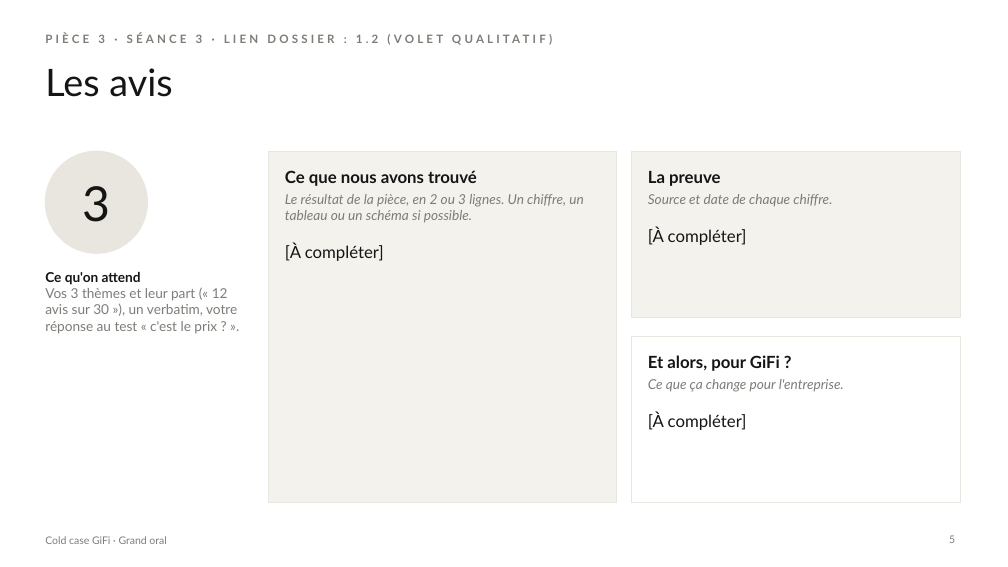
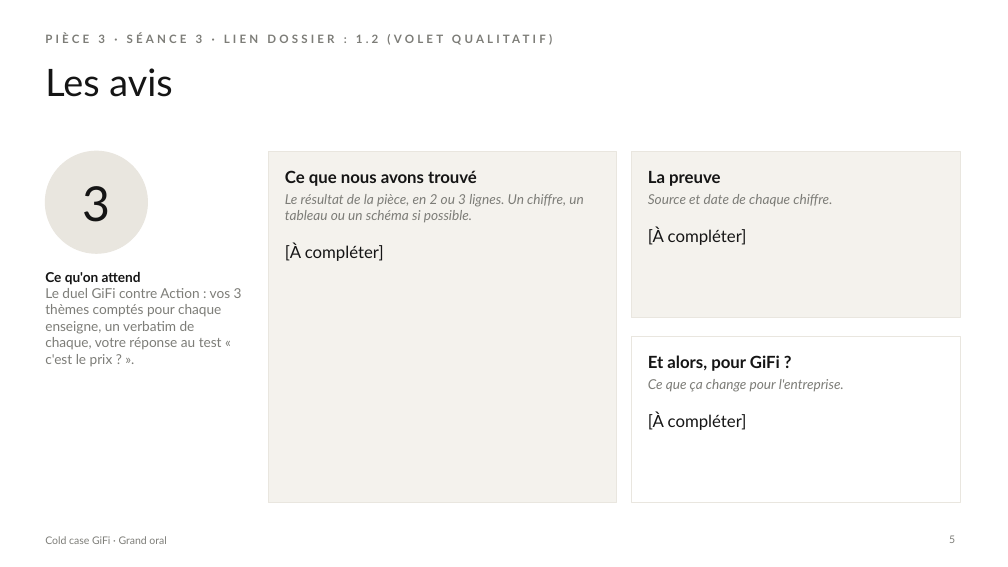
Before and after one commit to belelhanachi-Hub/ateliers-bf-conseil, a slide deck: slide 5 of cold-case-gifi/masque-grand-oral.pptx. Drawn at 1008x567 pixels with LibreOffice and Linux fonts; fonts in the diff are those of the drawing; background and template pictures are left out. Boxes give left, top, right and bottom in pixels: in the first picture for what was removed or moved away, otherwise in the second. Text is boxed around its words. In the diff, an @@ line names an element or a change of style, - is before the commit and + after.

```diff
--- a/cold-case-gifi/masque-grand-oral.pptx
+++ b/cold-case-gifi/masque-grand-oral.pptx
@@ text at bbox=[45, 288, 242, 366]: text changed @@
-Vos 3 thèmes et leur part (« 12 avis sur 30 »), un verbatim, votre réponse au test « c'est le prix ? ».
+Le duel GiFi contre Action : vos 3 thèmes comptés pour chaque enseigne, un verbatim de chaque, votre réponse au test « c'est le prix ? ».
```
Also in this commit, not shown: 1 other slide changed, 28 other files.
